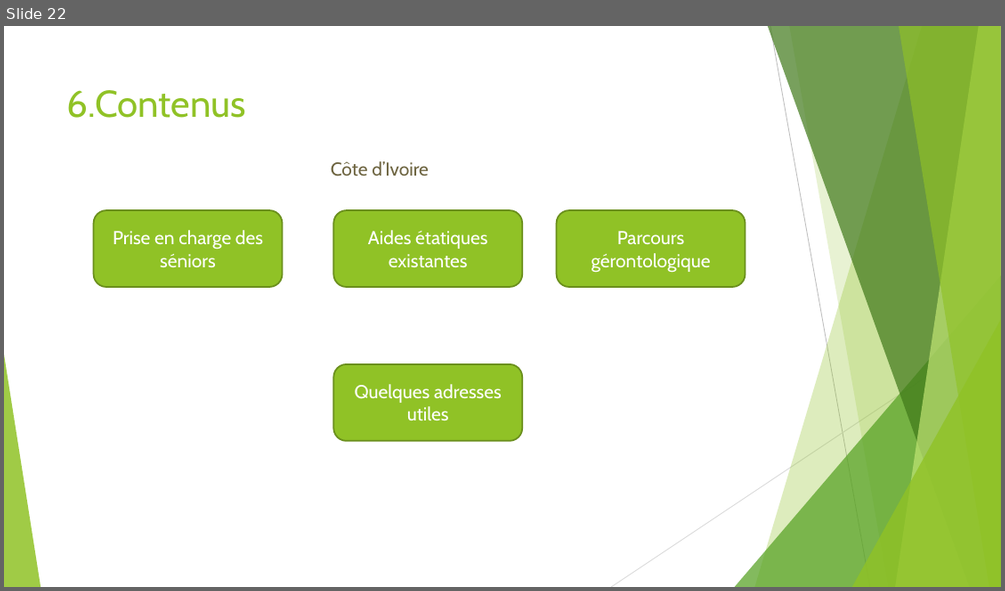
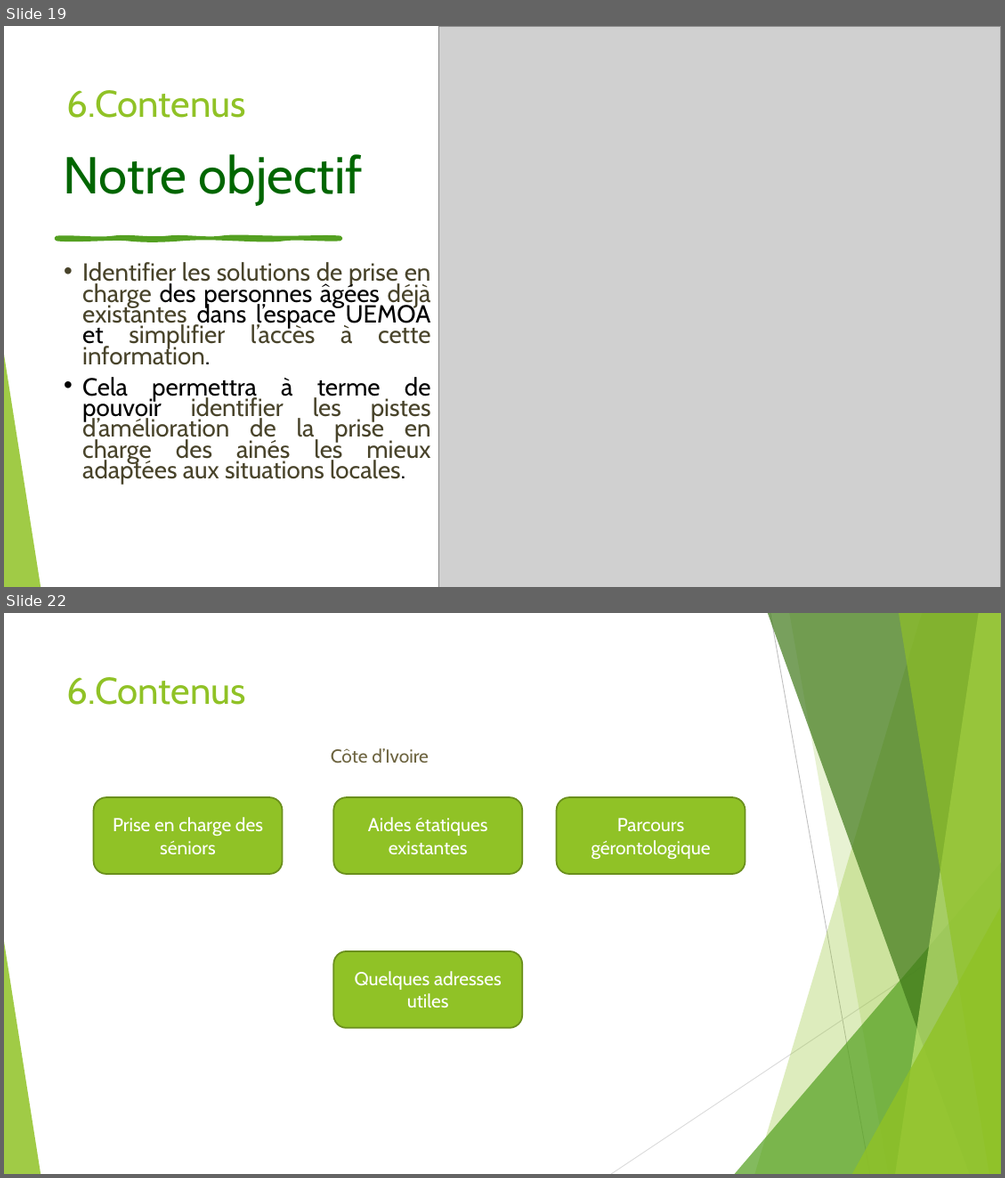
Before and after one commit to Michael-Serva/maison_philo_v2, a slide deck: doc/cahier_des_charges_maisonphilo_version Nina (2).pptx. Shown one above the other, each under a label of ours: slide 22 before the commit, slides 19 and 22 after it; the slides between them are not shown. The pictures are 1005x591 and 1005x1178 pixels, drawn with LibreOffice and Linux fonts; fonts in the diff are those of the drawing; grey boxes stand for pictures. Boxes give left, top, right and bottom in pixels: in the first picture for what was removed or moved away, otherwise in the second. Text is boxed around its words. In the diff, an @@ line names an element or a change of style, - is before the commit and + after.

```diff
--- a/doc/cahier_des_charges_maisonphilo_version Nina (2).pptx
+++ b/doc/cahier_des_charges_maisonphilo_version Nina (2).pptx
@@ slide 19 added at [4, 26, 1001, 587], background #FFFFFF; not listed: 10 template elements that a slide beside it also shows @@
@@ picture added at [438, 26, 1001, 587] @@
@@ text added at [67, 90, 247, 118], 36 pt, text #90C226 @@
+6.Contenus
@@ text added at [64, 154, 363, 205], 50 pt, text #006600 @@
+Notre objectif
@@ freeform shape added at [57, 238, 340, 239], fill #54A021, outline #54A021 3.5 pt @@
@@ text added at [82, 262, 431, 484], 23.8 pt, text #48432A @@
+• Identifier les solutions de prise en charge des personnes âgées déjà existantes dans l’espace UEMOA et simplifier l’accès à cette information.
+• Cela permettra à terme de pouvoir identifier les pistes d’amélioration de la prise en charge des ainés les mieux adaptées aux situations locales.
```
Also in this commit, not shown: 5 slides changed, 6 other slides added, 2 slides removed, 2 other files.
